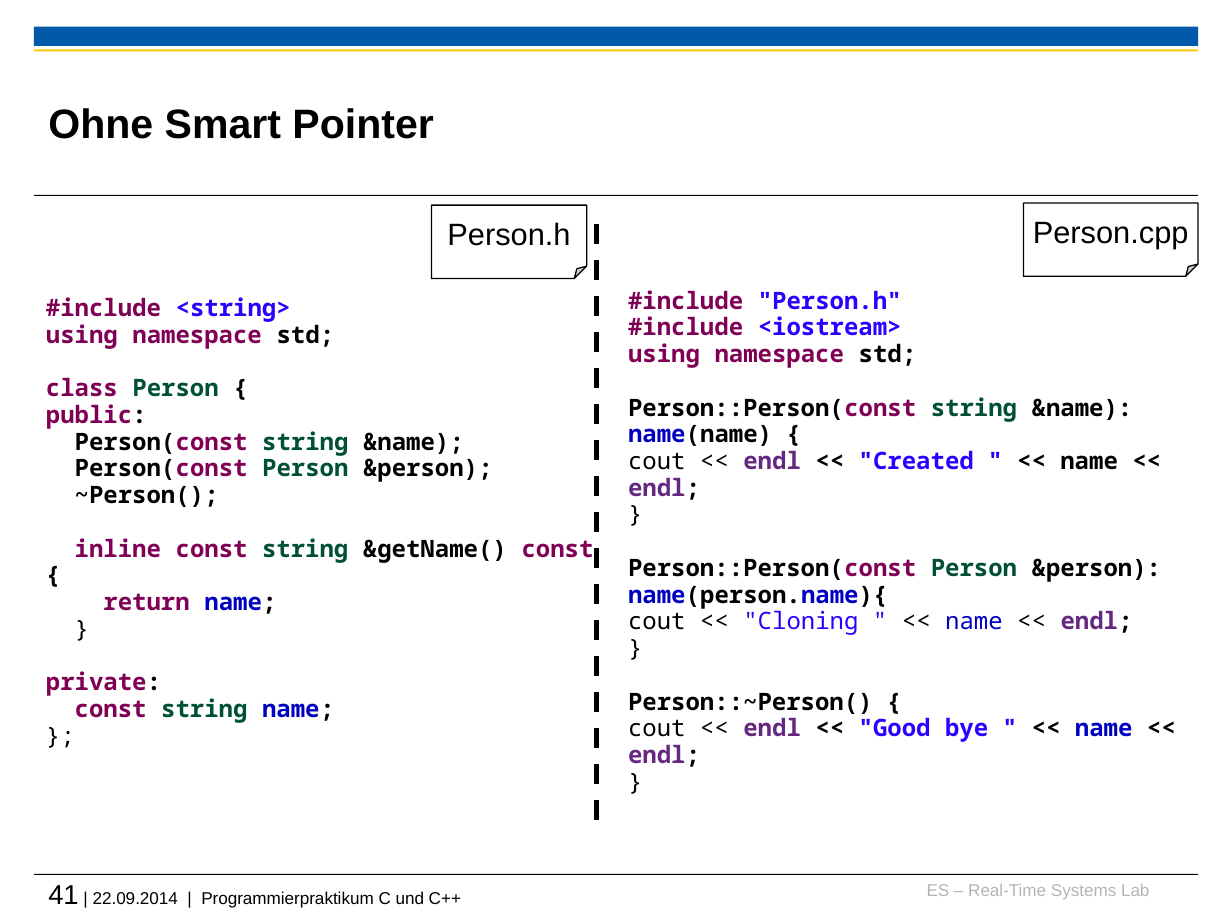
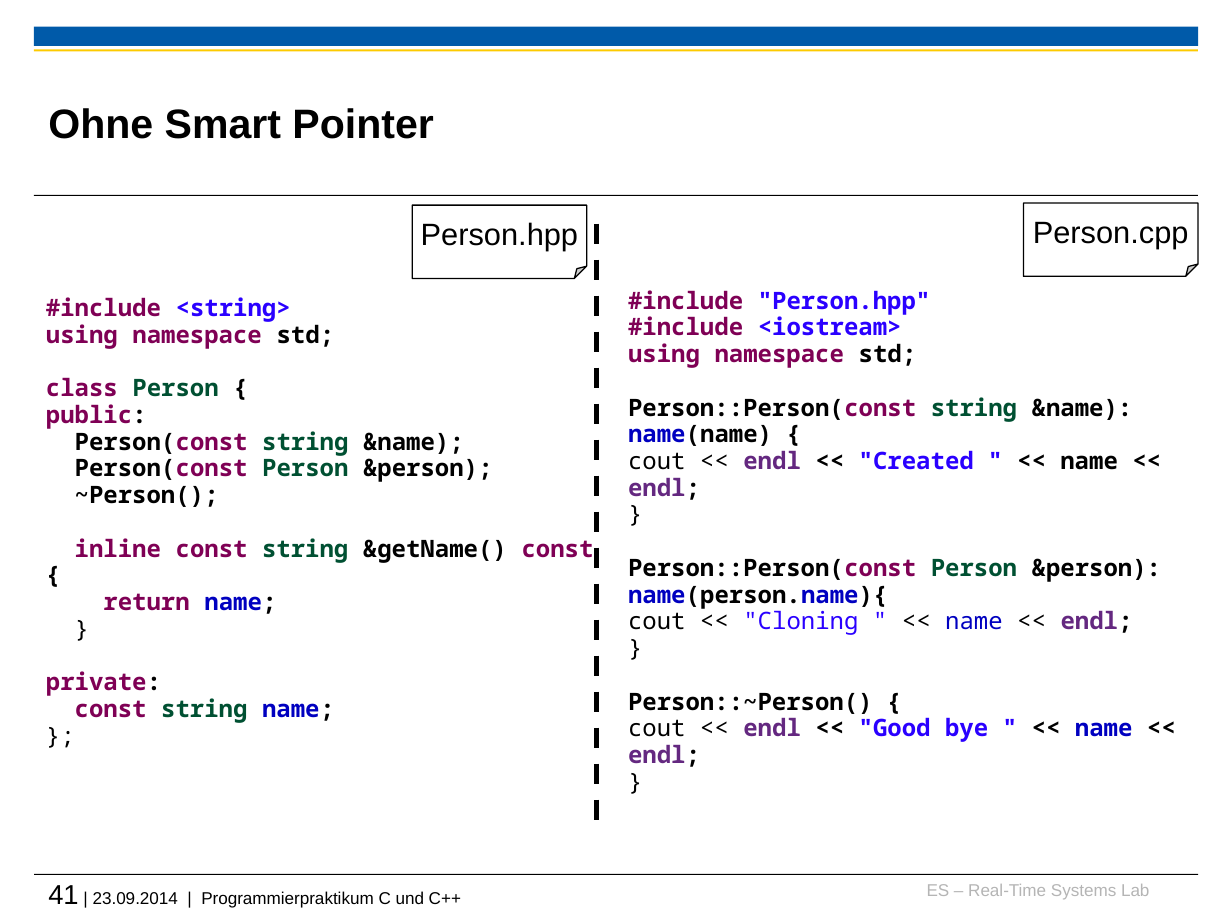
Before and after one commit to h82k/tud-cppp, a slide deck: slide 41 of Vorlesung/2 Speicherverwaltung.pptx. Drawn at 1232x924 pixels with LibreOffice and Linux fonts; fonts in the diff are those of the drawing; background and template pictures are left out. Boxes give left, top, right and bottom in pixels: in the first picture for what was removed or moved away, otherwise in the second. Text is boxed around its words. In the diff, an @@ line names an element or a change of style, - is before the commit and + after.

```diff
--- a/Vorlesung/2 Speicherverwaltung.pptx
+++ b/Vorlesung/2 Speicherverwaltung.pptx
@@ folded corner "Person.hpp" resized from (x1=431, y1=206, x2=586, y2=280) to (x1=413, y1=206, x2=588, y2=280) @@
@@ text in folded corner at (x1=421, y1=222, x2=578, y2=251): text changed @@
-Person.h
+Person.hpp
@@ text at (x1=628, y1=290, x2=931, y2=315): text changed @@
-#include "Person.h"
+#include "Person.hpp"
@@ text at (x1=48, y1=885, x2=461, y2=908): text changed @@
-41 | 22.09.2014 | Programmierpraktikum C und C++
+41 | 23.09.2014 | Programmierpraktikum C und C++
```
Also in this commit, not shown: 4 other slides changed, 5 other files.
